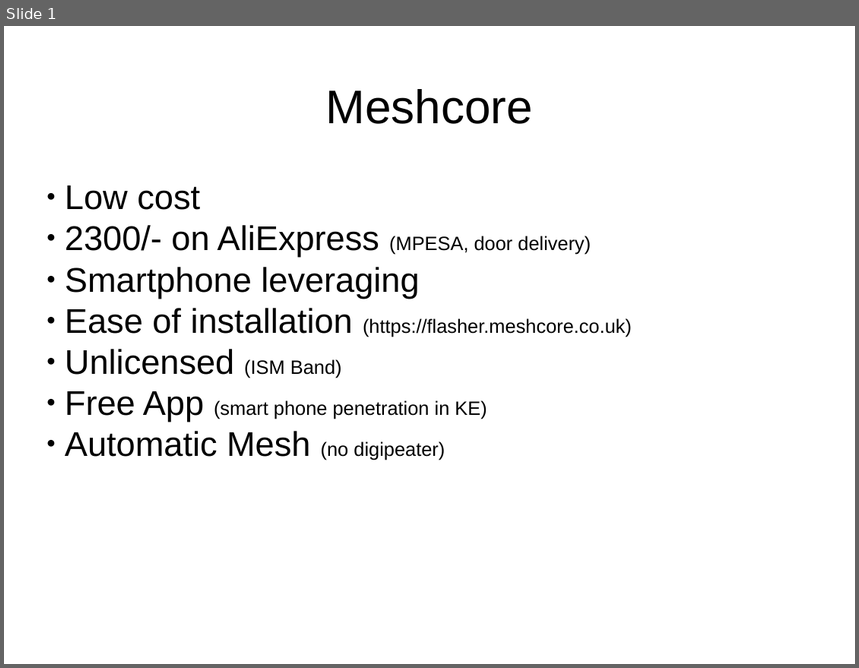
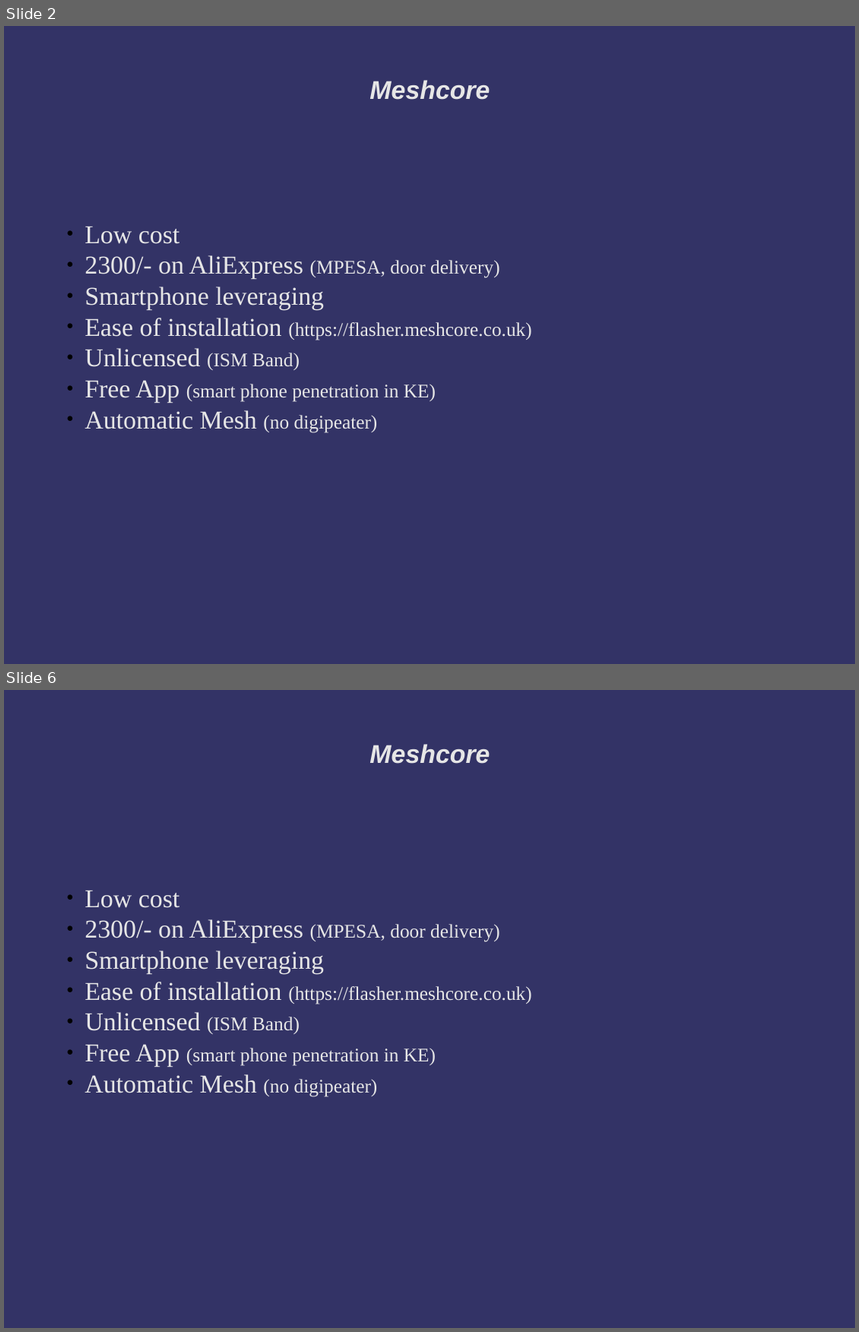
Before and after one commit to drneal/LoRA-Kenya, a slide deck: Strath_Px.odp. Shown one above the other, each under a label of ours: slide 1 before the commit, slides 2 and 6 after it; the slides between them are not shown. The pictures are 859x668 and 859x1332 pixels, drawn with LibreOffice and Linux fonts; fonts in the diff are those of the drawing; background and template pictures are left out. Boxes give left, top, right and bottom in pixels: in the first picture for what was removed or moved away, otherwise in the second. Text is boxed around its words. In the diff, an @@ line names an element or a change of style, - is before the commit and + after.

```diff
--- a/Strath_Px.odp
+++ b/Strath_Px.odp
@@ slide 6 added at <box>4,690,855,1328</box>, background #333366 @@
@@ title added at <box>370,744,490,764</box>, 24 pt, text #E6E6E6, bold, italic @@
+Meshcore
@@ subtitle added at <box>85,891,532,1097</box>, 18 pt, text #E6E6E6 @@
+● Low cost
+● 2300/- on AliExpress (MPESA, door delivery)
+● Smartphone leveraging
+● Ease of installation (https://flasher.meshcore.co.uk)
+● Unlicensed (ISM Band)
+● Free App (smart phone penetration in KE)
+● Automatic Mesh (no digipeater)
@@ what was slide 1 is now slide 2 @@
@@ slide 2 changed as well @@
@@ background #FFFFFF to #333366 @@
@@ title "Meshcore": place and size @@
-title "Meshcore" at <box>326,89,534,124</box>
+title "Meshcore" at <box>370,80,490,100</box>
@@ title "Meshcore" at <box>370,80,490,100</box>: size 44 to 24 pt, text colour #000000 to #E6E6E6, bold on, italic on @@
@@ subtitle "Low cost": place and size @@
-subtitle "Low cost" at <box>65,186,632,461</box>
+subtitle "Low cost" at <box>85,227,532,433</box>
@@ subtitle "Low cost" at <box>85,227,532,433</box>: size 32 to 24 pt in "Low cost", "2300/- on AliExpress", "Smartphone leveraging", "Ease of installation" and 3 more places; font Arial to Times New Roman, text colour #000000 to #E6E6E6; vertical alignment top to middle @@
```
Also in this commit, not shown: 4 other slides added, 1 other file.
